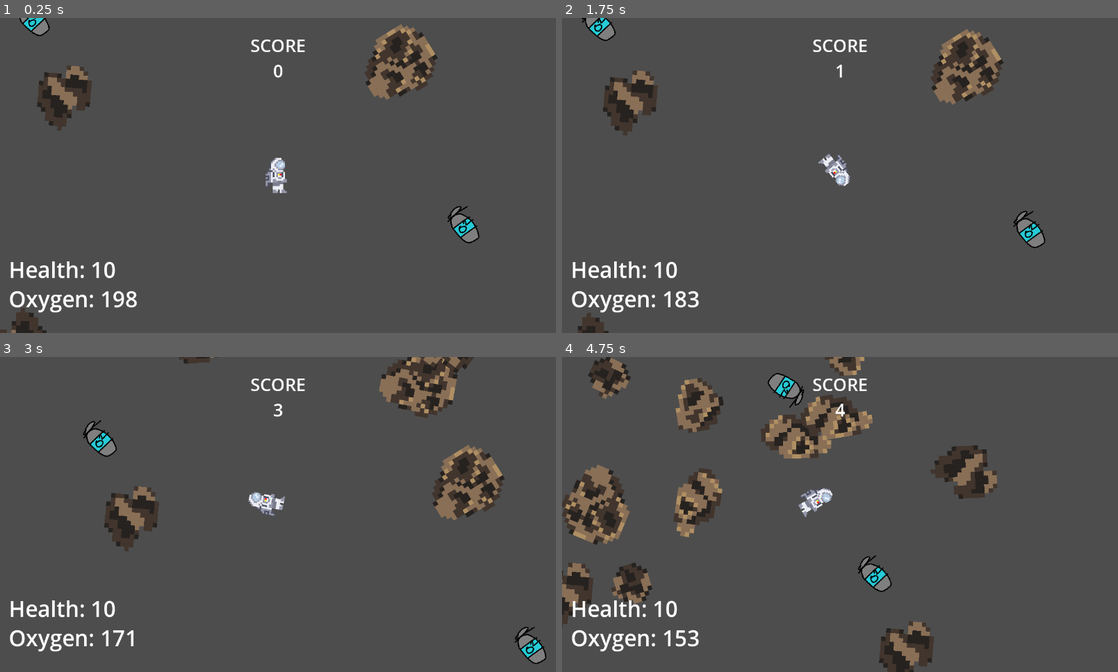
Above: before the commit, frames 1-4 (two rows, left to right).
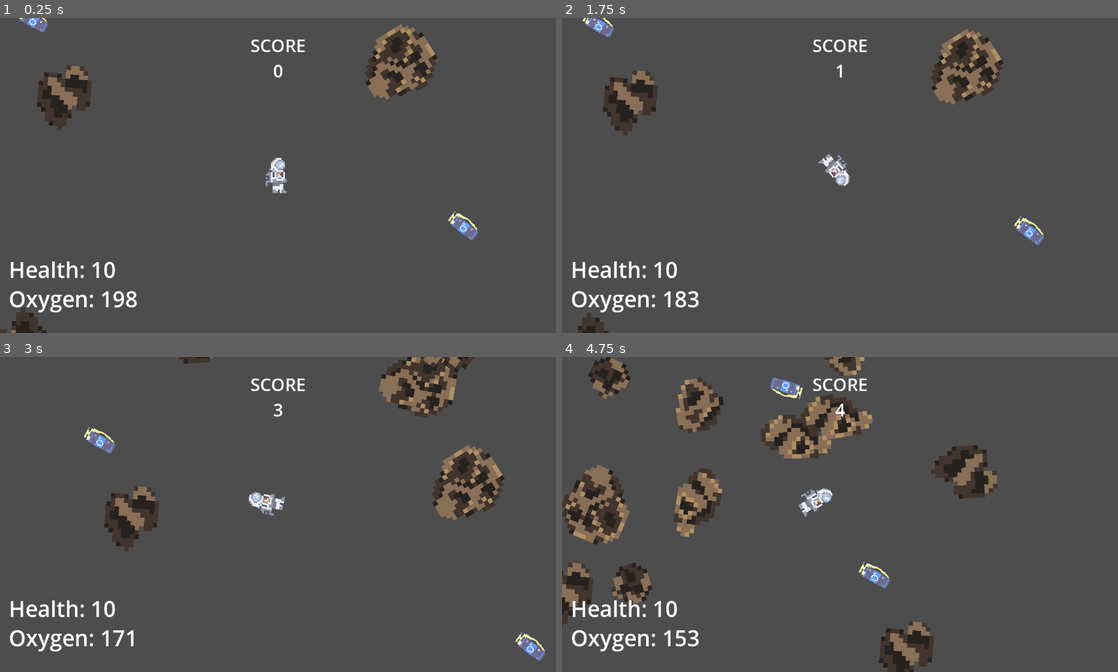
Above: after the commit, the same moments.

Repository: AgilMonkey/NoOxygenGame-ItechGamejam2023
Game: Godot game, scene res://scenes/Main.tscn
The game is run twice, just before and just after one commit, with the same random seed, the same clock (stepped at 60 frames per second) and the same inputs.
Inputs:
- Up to frame 1 (0.25 s): no input
- Up to frame 2 (1.75 s): tap Enter at 0.5 s; hold Right (move_right) 0.53-1.28 s; hold Down (move_back) from 1.28 s (still down)
- Up to frame 3 (3 s): release Down (move_back) at 2.03 s; hold Right (move_right) 2.03-2.78 s; hold Up (move_forward) from 2.78 s (still down)
- Up to frame 4 (4.75 s): release Up (move_forward) at 3.53 s; hold Left (move_left) from 3.53 s (still down)

The runs differ from the first frame. In frame 1, 0.5% of the frame differs, in the area x 3-87%, y 0-72%; in frame 2, 0.6%; in frame 3, 0.7%, in the area x 14-99%, y 20-98%; in frame 4, 0.7%.

Commit message:
Removed testing

Diff:
--- a/scenes/entity/oxygen/oxygen_tank.tscn
+++ b/scenes/entity/oxygen/oxygen_tank.tscn
@@ -1,9 +1,9 @@
 [gd_scene load_steps=3 format=3 uid="uid://c0qgguxhpl3lw"]
 
-[ext_resource type="Texture2D" uid="uid://bntt15tcx1blm" path="res://assets/oxygen-tank-prototype.png" id="1_wo1yr"]
+[ext_resource type="Texture2D" uid="uid://bimffjtghrwkr" path="res://assets/0x2.png" id="1_a73fl"]
 
 [sub_resource type="CapsuleShape2D" id="CapsuleShape2D_1ejbt"]
-radius = 37.0
+radius = 23.0
 height = 92.0
 
 [node name="OxygenTank" type="RigidBody2D" groups=["oxygen"]]
@@ -13,8 +13,8 @@
 gravity_scale = 0.0
 
 [node name="Sprite2D" type="Sprite2D" parent="."]
-position = Vector2(-5, 4)
-texture = ExtResource("1_wo1yr")
+position = Vector2(3, 4)
+texture = ExtResource("1_a73fl")
 
 [node name="CollisionShape2D" type="CollisionShape2D" parent="."]
 position = Vector2(2, -3)
--- a/testing/test.tscn
+++ /dev/null
@@ -1,13 +0,0 @@
-[gd_scene load_steps=3 format=3 uid="uid://b808r6tofjsiv"]
-
-[ext_resource type="PackedScene" uid="uid://uou4ssvxdcly" path="res://scenes/entity/astronot/astronot.tscn" id="1_458hi"]
-[ext_resource type="PackedScene" uid="uid://c0qgguxhpl3lw" path="res://scenes/entity/oxygen/oxygen_tank.tscn" id="2_jk6ml"]
-
-[node name="test" type="Node2D"]
-
-[node name="Astronot" parent="." instance=ExtResource("1_458hi")]
-position = Vector2(472, 252)
-
-[node name="OxygenTank" parent="." instance=ExtResource("2_jk6ml")]
-position = Vector2(666, 284)
-linear_velocity = Vector2(-1.14, 0)
Not shown, added: assets/0x2.png.import
